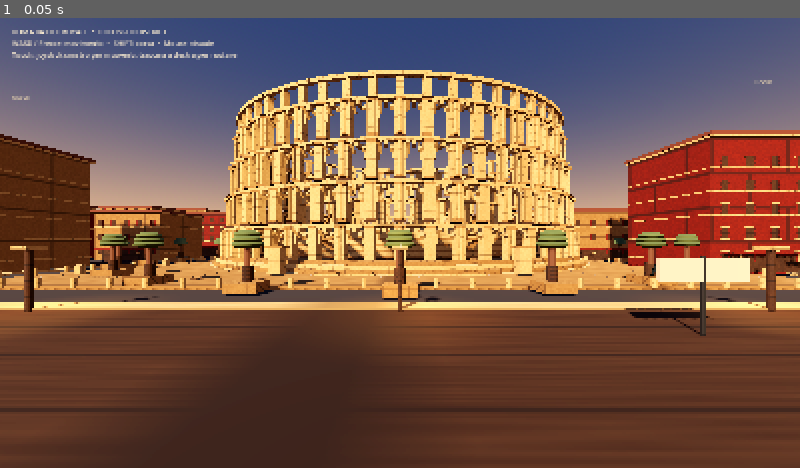
Above: before the commit, frame 1.
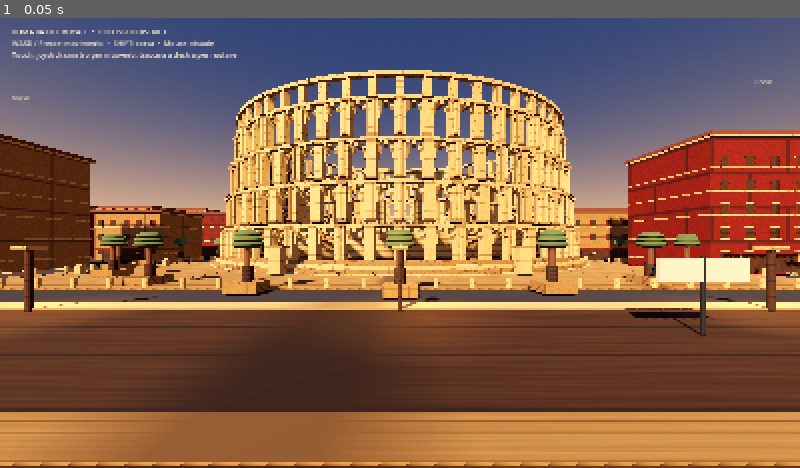
Above: after the commit, the same moment.

Repository: romabattleroyale/Roma-BRT
Game: Godot game, scene res://main.tscn
Same seed, same stepped clock (60 frames per second), same inputs: the game is played once before the commit and once after it.
Inputs:
- Up to frame 1 (0.05 s): no input

The runs differ from the first frame. In frame 1, 12% of the frame differs, in the area x 0-100%, y 53-100%.

Commit message:
Connect the neighborhood with Roman street lanes and travertine sidewalks

Diff:
--- a/quality_lab/main.gd
+++ b/quality_lab/main.gd
@@ -321,6 +321,15 @@
 		n.rotation.y = -atan2(q.z - p.z, q.x - p.x)
 
 func _make_neighbourhood() -> void:
+	# Local Roman street grid between insulae, with raised travertine sidewalks.
+	for street_z in [-69.5, -44.5, 55.5]:
+		_box(self, Vector3(240, 0.14, 6.2), Vector3(0, -0.035, street_z), asphalt)
+		for side in [-1.0, 1.0]:
+			_box(self, Vector3(240, 0.18, 1.35), Vector3(0, 0.02, street_z + side * 3.75), stone)
+	for street_x in [-69.5, -44.5, 55.5]:
+		_box(self, Vector3(6.2, 0.14, 240), Vector3(street_x, -0.035, 0), asphalt)
+		for side in [-1.0, 1.0]:
+			_box(self, Vector3(1.35, 0.18, 240), Vector3(street_x + side * 3.75, 0.02, 0), stone)
 	for row in range(5):
 		for col in range(7):
 			var x := -82.0 + col * 25.0
